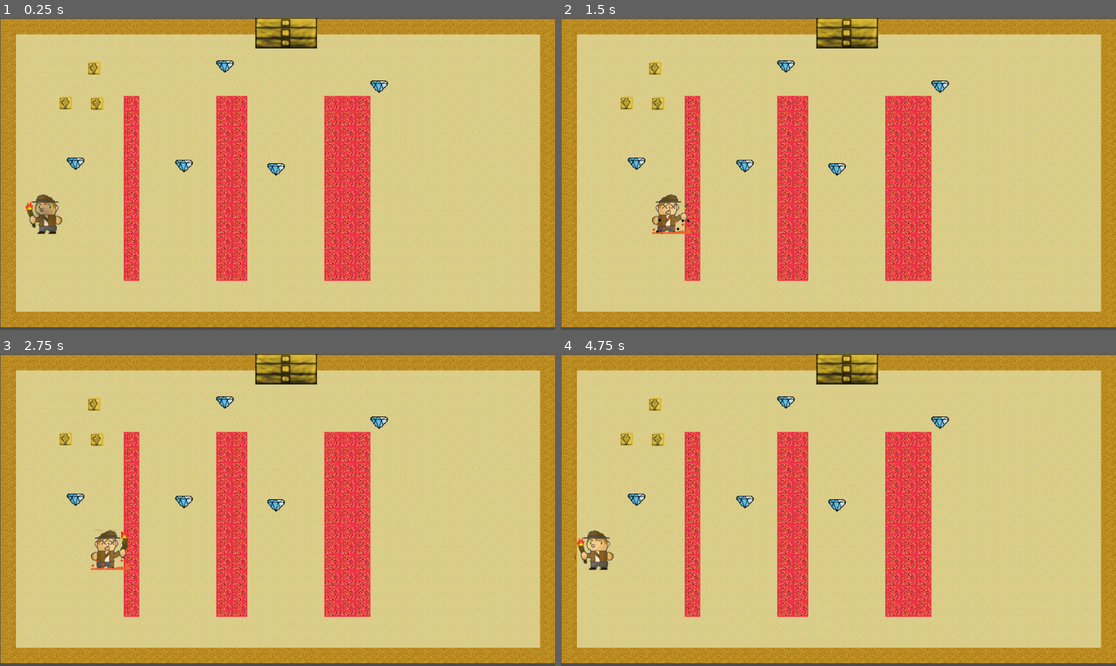
Above: before the commit, frames 1-4 (two rows, left to right).
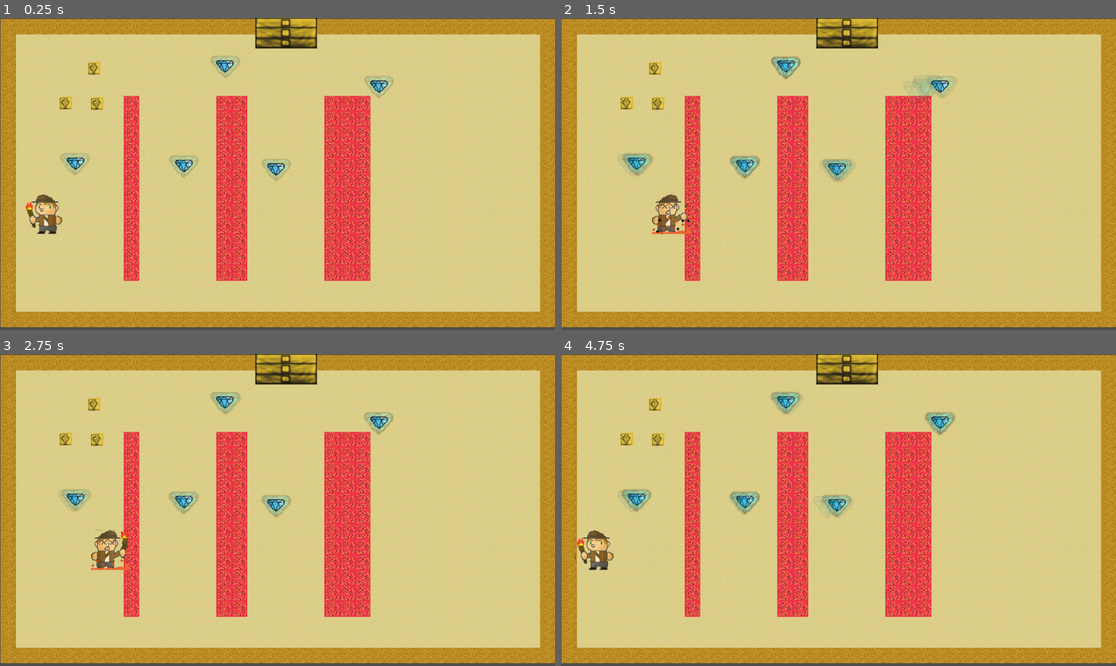
Above: after the commit, the same moments.

Repository: deruitda/LudumDare54
Game: Godot game, scene res://Scenes/prototype_andrew.tscn
The game is run twice, just before and just after one commit, with the same random seed, the same clock (stepped at 60 frames per second) and the same inputs.
Inputs:
- Up to frame 1 (0.25 s): no input
- Up to frame 2 (1.5 s): hold D (right) 0.53-1.28 s; tap Space (dash) at 0.6, 1.35 s; hold Down (down) from 1.28 s (still down)
- Up to frame 3 (2.75 s): release Down (down) at 2.03 s; hold D (right) from 2.03 s (still down); tap Space (dash) at 2.1 s
- Up to frame 4 (4.75 s): release D (right) at 2.78 s; hold W (up) 2.78-3.53 s; tap Space (dash) at 2.85, 3.6, 4.35 s; hold Left (left) from 3.53 s (still down)

The runs differ from the first frame. In frame 1, 1.0% of the frame differs, in the area x 6-71%, y 12-67%; in frame 2, 1.4%, in the area x 11-72%, y 12-53%; in frame 3, 1.1%; in frame 4, 1.3%.

Commit message:
Add particle effects

Diff:
--- a/Scenes/dash_gem.tscn
+++ b/Scenes/dash_gem.tscn
@@ -1,8 +1,9 @@
-[gd_scene load_steps=5 format=3 uid="uid://ck43xtmugnhu4"]
+[gd_scene load_steps=6 format=3 uid="uid://ck43xtmugnhu4"]
 
 [ext_resource type="Script" path="res://Scenes/dash_gem.gd" id="1_1vewm"]
 [ext_resource type="Texture2D" uid="uid://b2aafwsm1tydy" path="res://Assets/gem.png" id="2_ypjwp"]
 [ext_resource type="AudioStream" uid="uid://bxnanm0sgtvwh" path="res://Assets/Sounds/item_pickup_2.wav" id="3_sojy5"]
+[ext_resource type="PackedScene" uid="uid://w3pxm30hrxu3" path="res://Scenes/dash_glow.tscn" id="4_17u0y"]
 
 [sub_resource type="RectangleShape2D" id="RectangleShape2D_o3nu0"]
 size = Vector2(18, 12)
@@ -24,4 +25,8 @@
 [node name="AcquiredAudio" type="AudioStreamPlayer2D" parent="."]
 stream = ExtResource("3_sojy5")
 
+[node name="DashGlow" parent="." instance=ExtResource("4_17u0y")]
+scale_amount_min = 2.0
+scale_amount_max = 2.0
+
 [connection signal="body_entered" from="." to="." method="_on_body_entered"]
--- /dev/null
+++ b/Scenes/dash_glow.tscn
@@ -0,0 +1,17 @@
+[gd_scene load_steps=2 format=3 uid="uid://w3pxm30hrxu3"]
+
+[ext_resource type="Texture2D" uid="uid://b2aafwsm1tydy" path="res://Assets/gem.png" id="1_1r1yp"]
+
+[node name="DashGlow" type="CPUParticles2D"]
+amount = 5
+texture = ExtResource("1_1r1yp")
+gravity = Vector2(0, 500)
+orbit_velocity_min = 6.33
+orbit_velocity_max = 120.25
+linear_accel_min = -1.27
+linear_accel_max = 39.87
+radial_accel_min = -20.19
+radial_accel_max = 100.0
+scale_amount_min = 3.0
+scale_amount_max = 3.72
+color = Color(0.164706, 1, 1, 0.0901961)
--- a/Scenes/player.gd
+++ b/Scenes/player.gd
@@ -75,6 +75,7 @@
 func dash():
 	can_dash = false
 	dashing = true
+	$DashGlow.emitting = false
 	$DashWoosh.play()
 	#$DashGemHoldingFadeOut.play()
 	$DashGemHoldingHum.stop()
@@ -99,6 +100,7 @@
 
 func pickup_dash_gem(dash_gem: DashGem):
 	can_dash = true
+	$DashGlow.emitting = true
 	$DashGemAcquired.play()
 	$DashGemHoldingHum.play()
 
--- a/Scenes/player.tscn
+++ b/Scenes/player.tscn
@@ -1,12 +1,12 @@
-[gd_scene load_steps=46 format=3 uid="uid://dgefottiis13l"]
+[gd_scene load_steps=44 format=3 uid="uid://dgefottiis13l"]
 
 [ext_resource type="Script" path="res://Scenes/player.gd" id="1_no7e7"]
 [ext_resource type="AudioStream" uid="uid://bxnanm0sgtvwh" path="res://Assets/Sounds/item_pickup_2.wav" id="3_kpvjt"]
 [ext_resource type="AudioStream" uid="uid://bb31b8q44o8af" path="res://Assets/Sounds/item_pickup_1.wav" id="4_gdox8"]
 [ext_resource type="AudioStream" uid="uid://bw5b5n3v1fxvc" path="res://Assets/Sounds/dash_woosh.wav" id="5_u0qoc"]
 [ext_resource type="Texture2D" uid="uid://c5sm04ln6c384" path="res://Assets/player-sprite-sheet.png" id="6_efsjk"]
-[ext_resource type="AudioStream" path="res://Assets/Sounds/dash_gem_hum_1.wav" id="6_ugea4"]
-[ext_resource type="Texture2D" uid="uid://dcs2re0ebe81y" path="res://Assets/glow.png" id="7_ugepc"]
+[ext_resource type="AudioStream" uid="uid://b2u0iw7g0b7l0" path="res://Assets/Sounds/dash_gem_hum_1.wav" id="6_ugea4"]
+[ext_resource type="PackedScene" uid="uid://w3pxm30hrxu3" path="res://Scenes/dash_glow.tscn" id="7_4sxys"]
 
 [sub_resource type="RectangleShape2D" id="RectangleShape2D_e4yxl"]
 size = Vector2(66.5398, 69.9808)
@@ -263,22 +263,6 @@
 "speed": 15.0
 }]
 
-[sub_resource type="ParticleProcessMaterial" id="ParticleProcessMaterial_jmfcy"]
-lifetime_randomness = 0.02
-particle_flag_disable_z = true
-spread = 73.11
-gravity = Vector3(0, 0, 0)
-orbit_velocity_min = 0.0
-orbit_velocity_max = 0.0
-scale_min = 0.0
-scale_max = 4.95
-color = Color(0.184314, 0.752941, 1, 1)
-
-[sub_resource type="Environment" id="Environment_0s52x"]
-background_mode = 3
-glow_enabled = true
-glow_hdr_threshold = 1.5
-
 [node name="Player" type="CharacterBody2D"]
 position = Vector2(1, 0)
 scale = Vector2(1.3, 1.3)
@@ -320,15 +304,8 @@
 sprite_frames = SubResource("SpriteFrames_tuuk0")
 animation = &"run-lateral"
 
-[node name="GPUParticles2D" type="GPUParticles2D" parent="."]
-modulate = Color(0.07, 0.28, 0.53, 1)
-amount = 1
-process_material = SubResource("ParticleProcessMaterial_jmfcy")
-texture = ExtResource("7_ugepc")
-lifetime = 0.01
-
-[node name="WorldEnvironment" type="WorldEnvironment" parent="."]
-environment = SubResource("Environment_0s52x")
+[node name="DashGlow" parent="." instance=ExtResource("7_4sxys")]
+emitting = false
 
 [connection signal="timeout" from="Timer" to="." method="_on_timer_timeout"]
 [connection signal="body_entered" from="DangerArea" to="." method="_on_danger_area_body_entered"]
